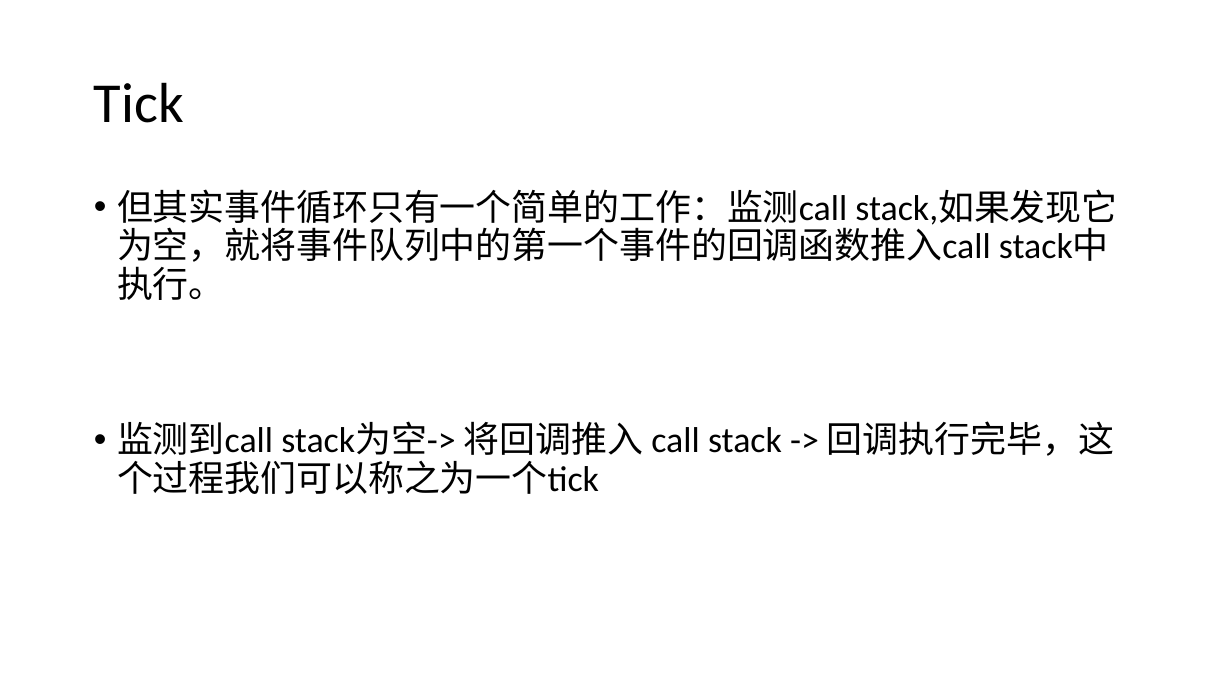
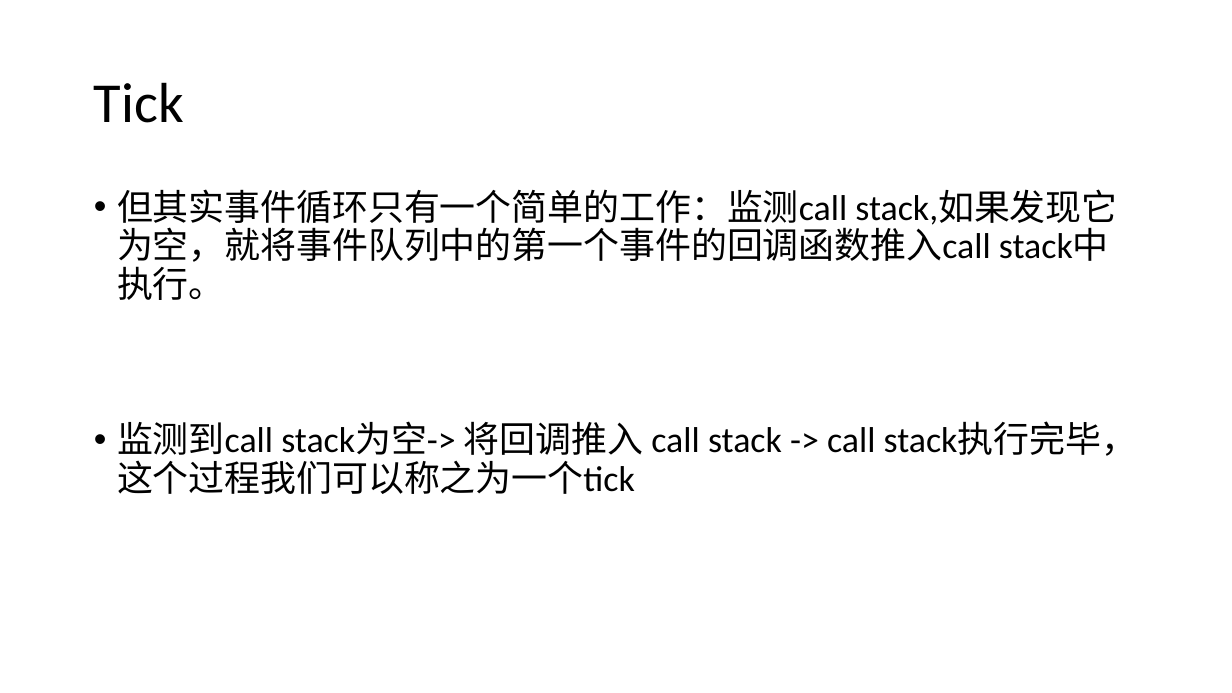
Before and after one commit to WHITE-ILMARE/Technique-Share, a slide deck: slide 13 of Deep Digging in Browser.pptx (slide 12 before the commit). Drawn at 1232x693 pixels with LibreOffice and Linux fonts; fonts in the diff are those of the drawing. Boxes give left, top, right and bottom in pixels: in the first picture for what was removed or moved away, otherwise in the second. Text is boxed around its words. In the diff, an @@ line names an element or a change of style, - is before the commit and + after.

```diff
--- a/Deep Digging in Browser.pptx
+++ b/Deep Digging in Browser.pptx
@@ text at (117,421,1137,494): text changed @@
-• 监测到call stack为空-> 将回调推入 call stack -> 回调执行完毕，这个过程我们可以称之为一个tick
+• 监测到call stack为空-> 将回调推入 call stack -> call stack执行完毕，这个过程我们可以称之为一个tick
```
Also in this commit, not shown: 3 other slides changed, 3 slides added, 1 slide removed.
